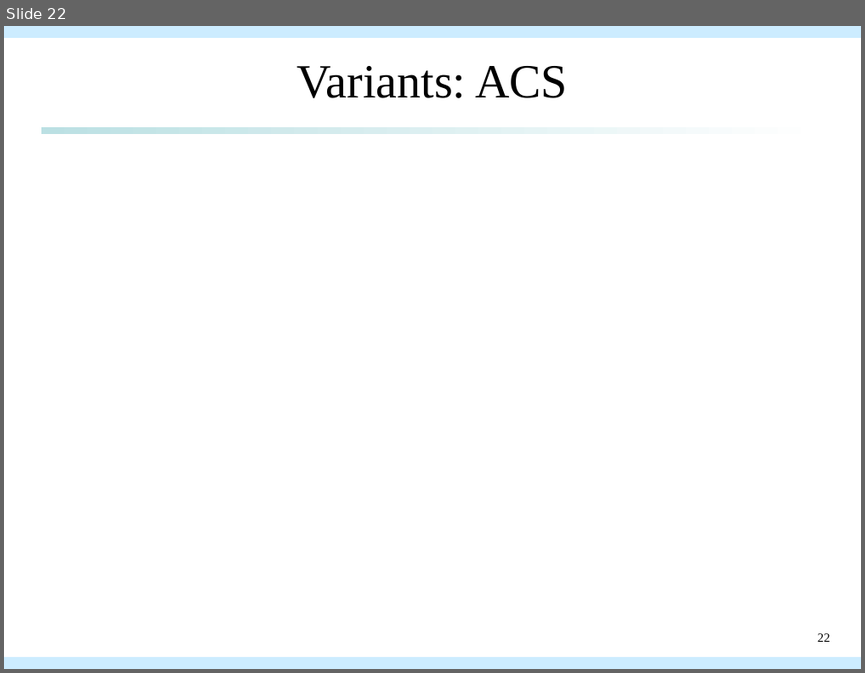
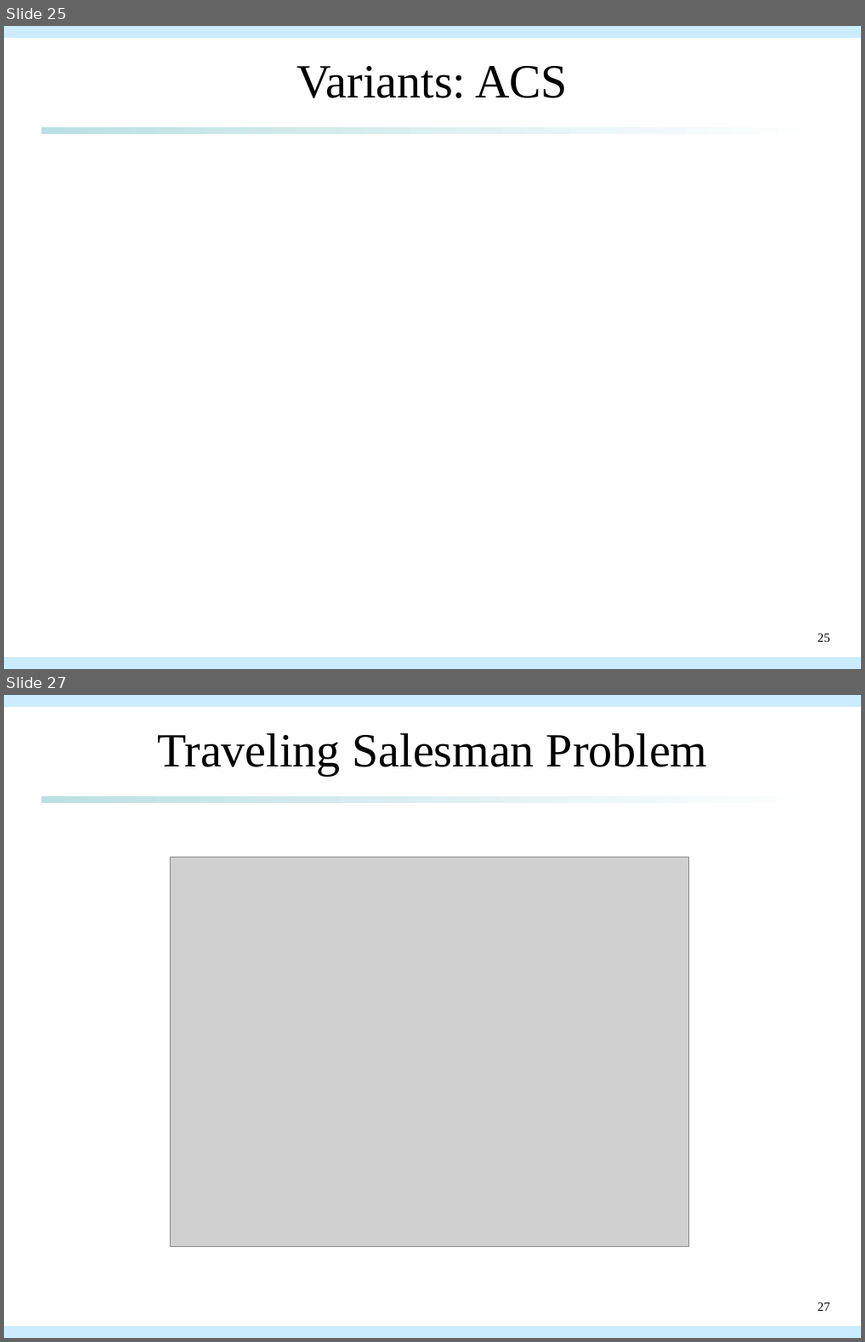
Before and after one commit to qwe8496516/AI_course, a slide deck: AI_presentation/aco_presentation.pptx. Shown one above the other, each under a label of ours: slide 22 before the commit, slides 25 and 27 after it; the slides between them are not shown. The pictures are 865x673 and 865x1342 pixels, drawn with LibreOffice and Linux fonts; fonts in the diff are those of the drawing; grey boxes stand for pictures. Boxes give left, top, right and bottom in pixels: in the first picture for what was removed or moved away, otherwise in the second. Text is boxed around its words. In the diff, an @@ line names an element or a change of style, - is before the commit and + after.

```diff
--- a/AI_presentation/aco_presentation.pptx
+++ b/AI_presentation/aco_presentation.pptx
@@ slide 27 added at [4, 695, 861, 1338], background #FFFFFF; not listed: 3 template elements that a slide beside it also shows @@
@@ title added at [157, 733, 708, 776], 40 pt, text #000000 @@
+Traveling Salesman Problem
@@ picture added at [171, 857, 689, 1247] @@
@@ page number added at [817, 1302, 830, 1310], 10.5 pt, text #000000 @@
+27
@@ what was slide 22 is now slide 25 @@
@@ page number at [817, 633, 830, 641]: text changed @@
-22
+25
```
Also in this commit, not shown: 7 slides changed, 7 other slides added, 1 other file.
